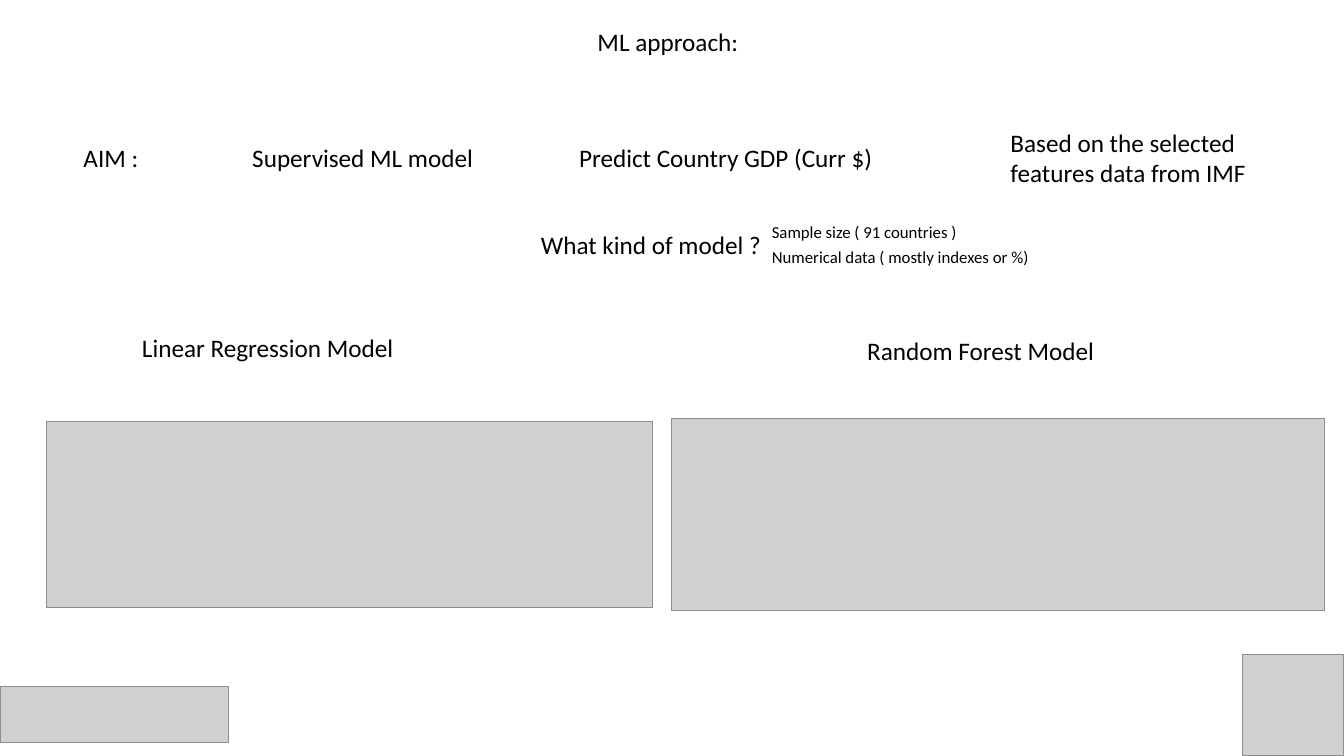
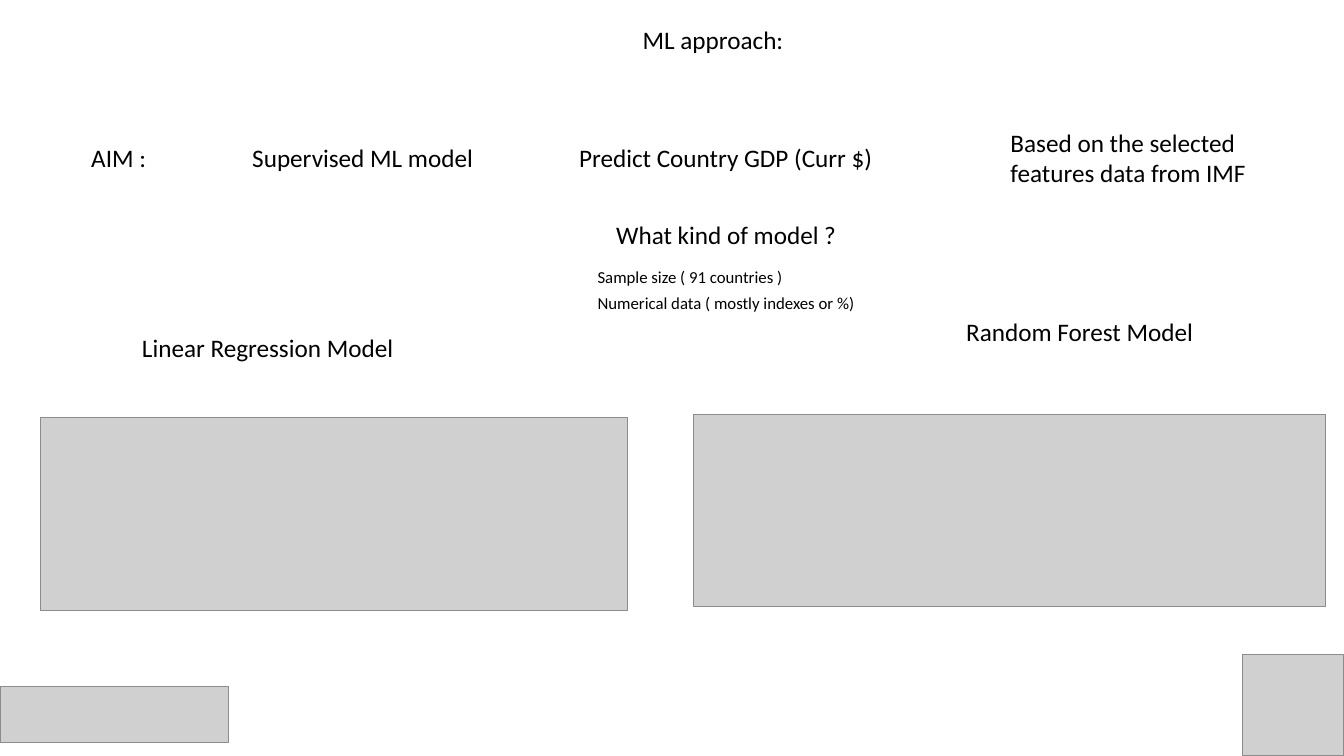
Before and after one commit to chrislacarte/Country-GDP-and-Debt-predictor-ML-, a slide deck: slide 6 of gdp_presentation.pptx. Drawn at 1344x756 pixels with LibreOffice and Linux fonts; fonts in the diff are those of the drawing; grey boxes stand for pictures. Boxes give left, top, right and bottom in pixels: in the first picture for what was removed or moved away, otherwise in the second. Text is boxed around its words. In the diff, an @@ line names an element or a change of style, - is before the commit and + after.

Commit message:
models finalised

```diff
--- a/gdp_presentation.pptx
+++ b/gdp_presentation.pptx
@@ text "ML approach:": place and size @@
-text "ML approach:" at <box>597,33,738,55</box>
+text "ML approach:" at <box>643,31,783,53</box>
@@ text "AIM :": place and size @@
-text "AIM :" at <box>83,150,125,167</box>
+text "AIM :" at <box>91,150,133,167</box>
@@ text "What kind of model ?": place and size @@
-text "What kind of model ?" at <box>541,236,743,254</box>
+text "What kind of model ?" at <box>616,226,819,244</box>
@@ text "Sample size ( 91 countries ...": place and size @@
-text "Sample size ( 91 countries ..." at <box>772,226,947,241</box>
+text "Sample size ( 91 countries ..." at <box>598,271,773,286</box>
@@ text "Numerical data ( mostly indexes ...": place and size @@
-text "Numerical data ( mostly indexes ..." at <box>772,251,1008,266</box>
+text "Numerical data ( mostly indexes ..." at <box>598,297,834,312</box>
@@ text "Random Forest Model": place and size @@
-text "Random Forest Model" at <box>867,342,1094,361</box>
+text "Random Forest Model" at <box>966,323,1193,342</box>
@@ picture: place and size @@
-picture at <box>46,422,653,608</box>
+picture at <box>40,417,628,611</box>
@@ picture: place and size @@
-picture at <box>673,418,1325,611</box>
+picture at <box>694,414,1326,607</box>
```
Also in this commit, not shown: 2 other slides changed, 2 slides added, 19 other files.
